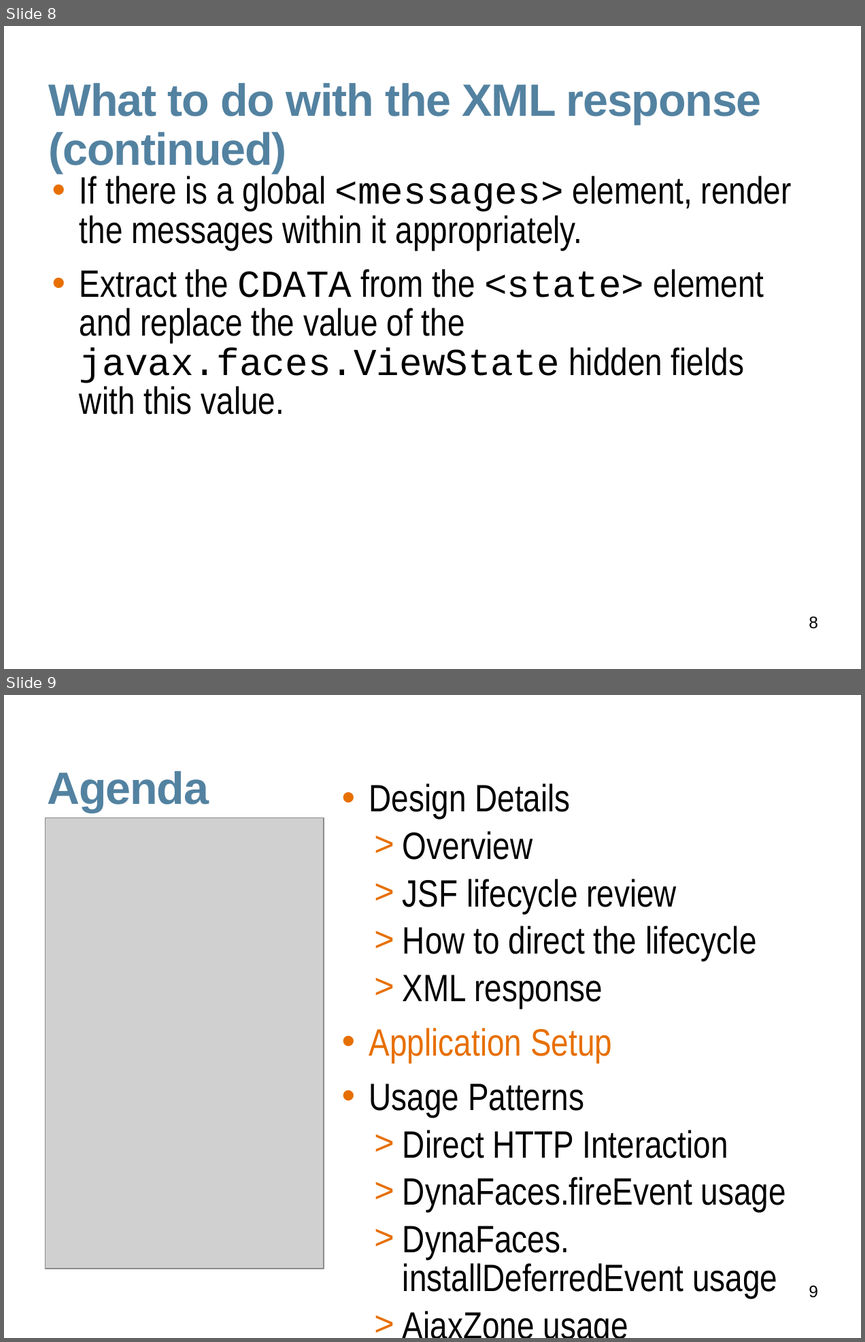
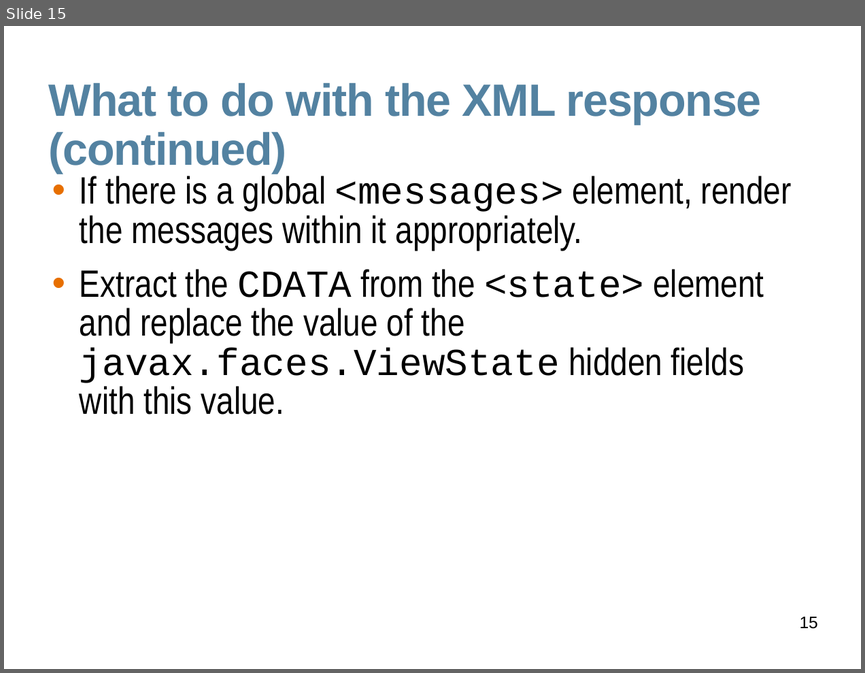
Before and after one commit to javaee/javaserverfaces-extensions, a slide deck: www/slides/dynafaces-advanced.odp. Shown one above the other, each under a label of ours: slides 8 and 9 before the commit, slide 15 after it. The pictures are 865x1342 and 865x673 pixels, drawn with LibreOffice and Linux fonts; fonts in the diff are those of the drawing; grey boxes stand for pictures; background and template pictures are left out. Boxes give left, top, right and bottom in pixels: in the first picture for what was removed or moved away, otherwise in the second. Text is boxed around its words. In the diff, an @@ line names an element or a change of style, - is before the commit and + after.

```diff
--- a/www/slides/dynafaces-advanced.odp
+++ b/www/slides/dynafaces-advanced.odp
@@ slide 9 removed at (4, 695, 861, 1338), background #FFFFFF @@
@@ title removed at (47, 771, 209, 812) @@
-Agenda
@@ text removed at (369, 783, 786, 1297) @@
-• Design Details
-  > Overview
-  > JSF lifecycle review
-  > How to direct the lifecycle
-  > XML response
-• Application Setup
-• Usage Patterns
-  > Direct HTTP Interaction
-  > DynaFaces.fireEvent usage
-  > DynaFaces.
-    installDeferredEvent usage
-  > AjaxZone usage
@@ picture removed at (45, 817, 324, 1268) @@
@@ page number removed at (808, 1285, 818, 1297) @@
-9
@@ what was slide 8 is now slide 15 @@
@@ page number at (800, 616, 818, 628): text changed @@
-8
+15
```
Also in this commit, not shown: 3 slides changed, 3 slides added, 5 other slides removed, 5 other files.
